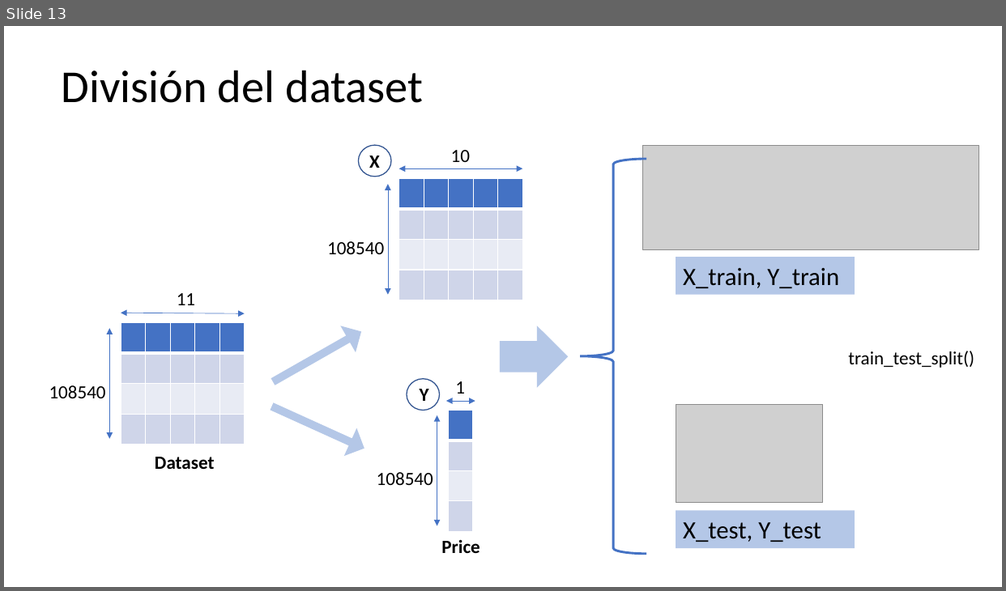
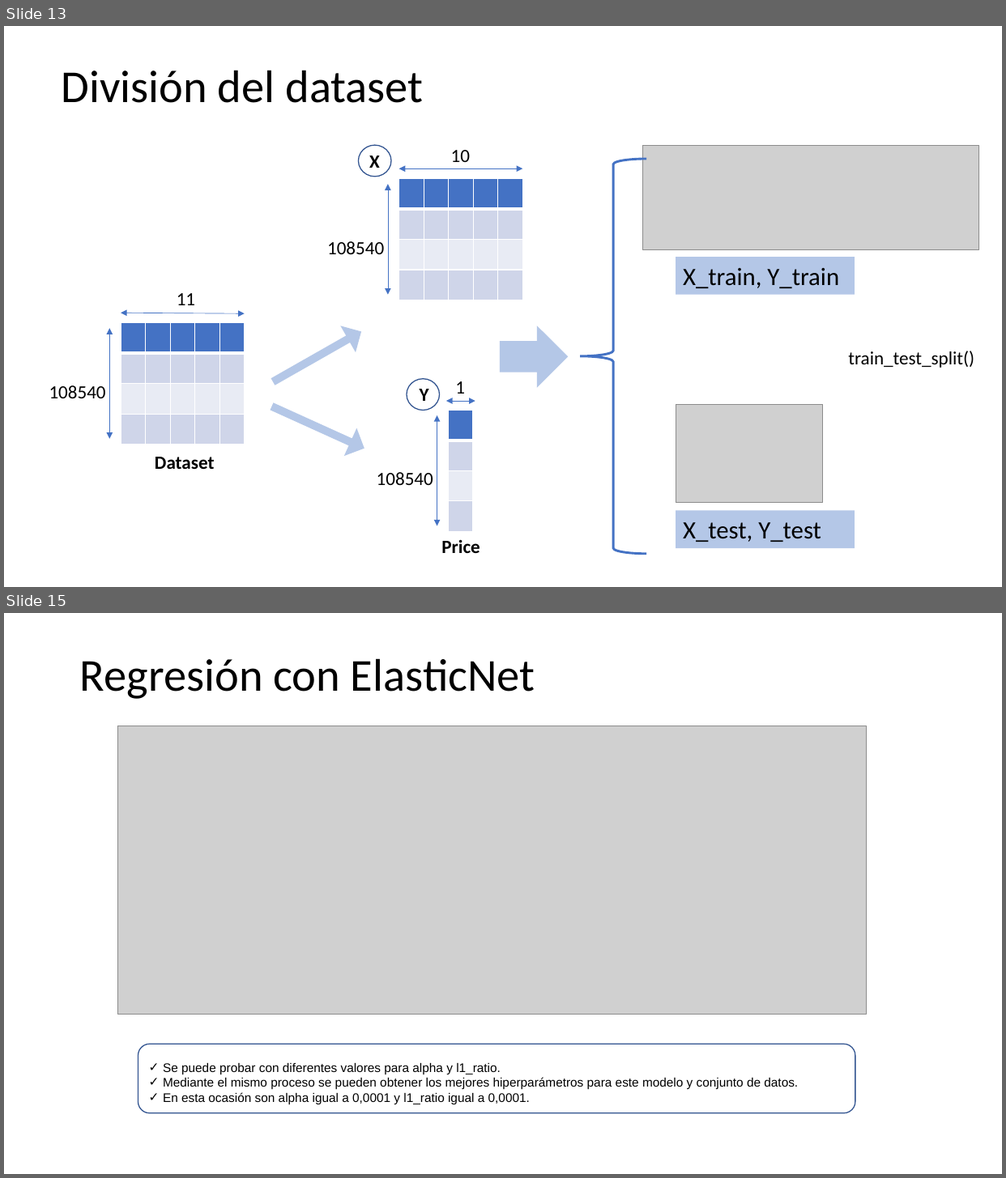
Before and after one commit to karinSalazar/Grupo_5, a slide deck: PROYECTO1.pptm. Shown one above the other, each under a label of ours: slide 13 before the commit, slides 13 and 15 after it; the slides between them are not shown. The pictures are 1006x591 and 1006x1178 pixels, drawn with LibreOffice and Linux fonts; fonts in the diff are those of the drawing; grey boxes stand for pictures. Boxes give left, top, right and bottom in pixels: in the first picture for what was removed or moved away, otherwise in the second. Text is boxed around its words. In the diff, an @@ line names an element or a change of style, - is before the commit and + after.

```diff
--- a/PROYECTO1.pptm
+++ b/PROYECTO1.pptm
@@ slide 15 added at box(4, 613, 1002, 1174), background #FFFFFF @@
@@ title added at box(80, 658, 535, 699), 44 pt, text #000000 @@
+Regresión con ElasticNet
@@ picture added at box(117, 726, 867, 1014) @@
@@ rounded rectangle added at box(138, 1044, 855, 1114), fill #FFFFFF, outline #325491 1 pt, 12 pt, text #000000 @@
+✓ Se puede probar con diferentes valores para alpha y l1_ratio.
+✓ Mediante el mismo proceso se pueden obtener los mejores hiperparámetros para este modelo y conjunto de datos.
+✓ En esta ocasión son alpha igual a 0,0001 y l1_ratio igual a 0,0001.
```
Also in this commit, not shown: 1 other slide added.
